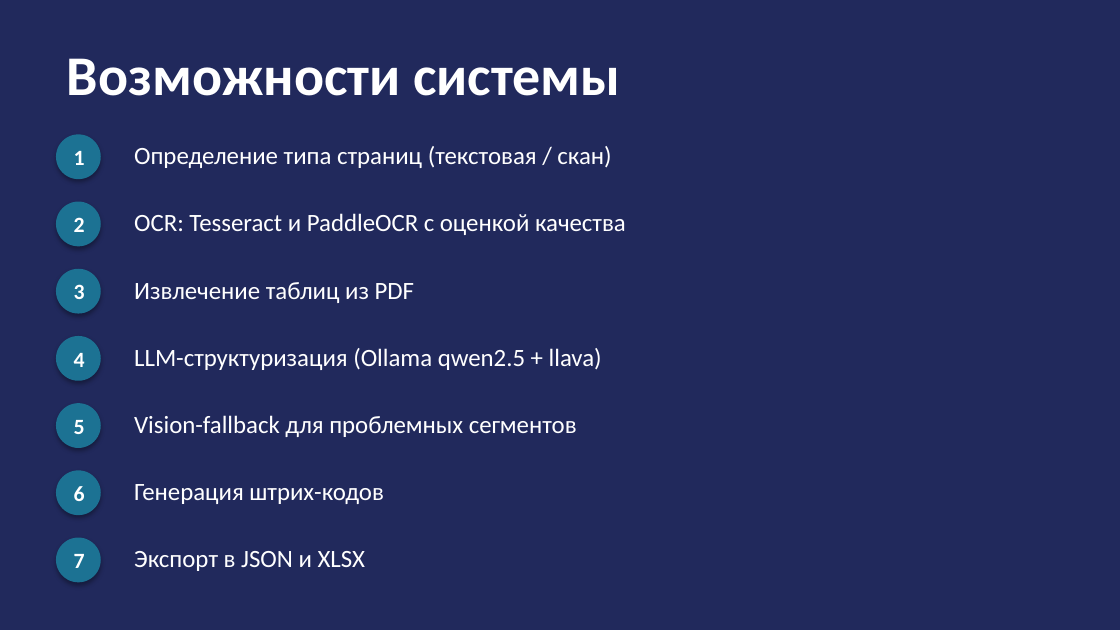
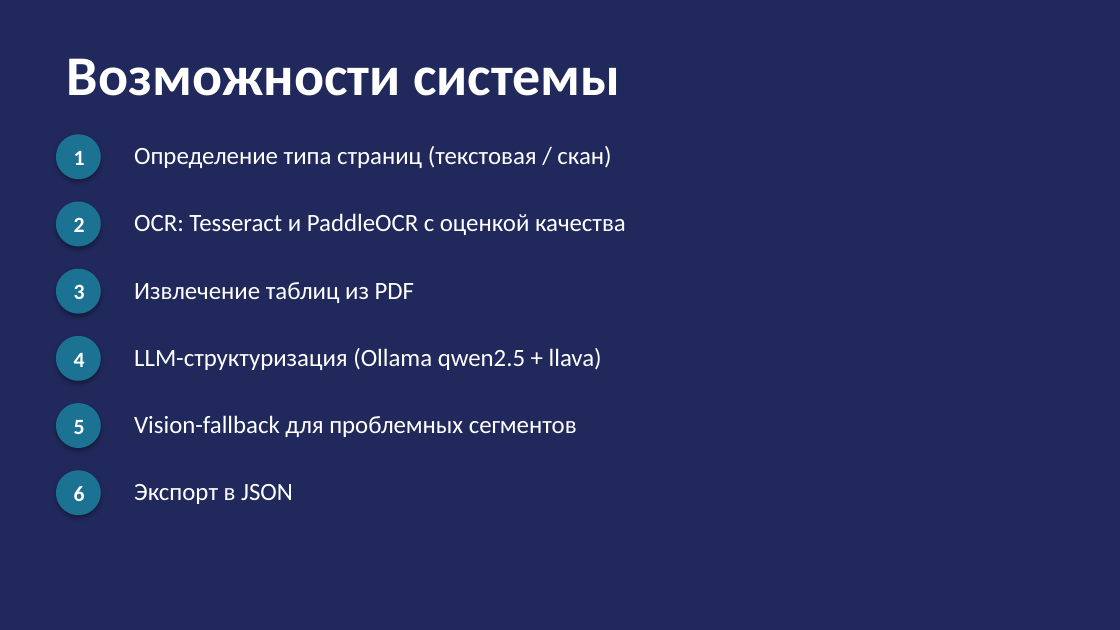
Before and after one commit to arttr1/gazprom_hachathon, a slide deck: slide 5 of presentation.pptx. Drawn at 1120x630 pixels with LibreOffice and Linux fonts; fonts in the diff are those of the drawing. Boxes give left, top, right and bottom in pixels: in the first picture for what was removed or moved away, otherwise in the second. Text is boxed around its words. In the diff, an @@ line names an element or a change of style, - is before the commit and + after.

```diff
--- a/presentation.pptx
+++ b/presentation.pptx
@@ text at (134, 484, 293, 504): text changed @@
-Экспорт в JSON и XLSX
+Экспорт в JSON
@@ text removed at (134, 484, 384, 504) @@
-Генерация штрих-кодов
@@ ellipse removed at (56, 538, 101, 582) @@
-7
```
Also in this commit, not shown: 1 other slide changed, 1 slide removed, 7 other files.
